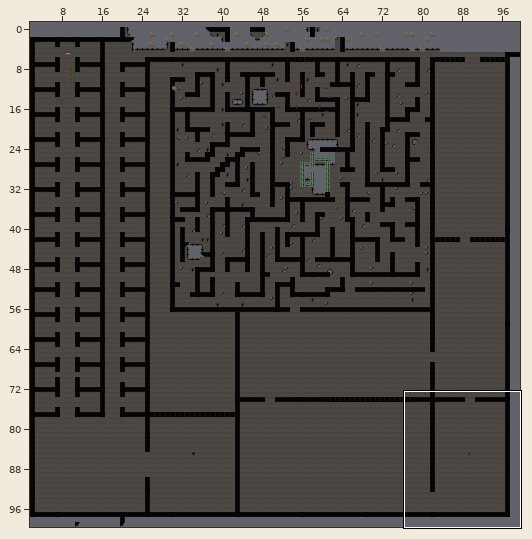
Tiled map (JSON), stored at public/maps/b_karteship.tmj. The first picture is a wide view before the edit; the outline marks the close-up.
Close-up. Before the edit:
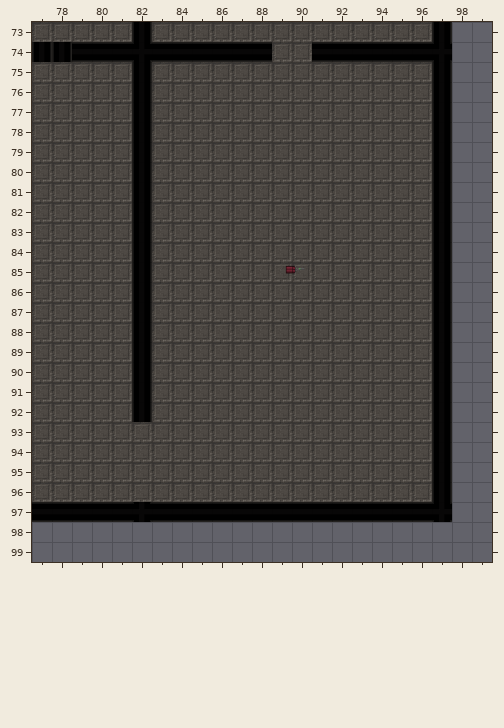
Cells are 32x32 px. Shown: x 77..99, y 73..99. The commit also changed other parts of the map, which this record leaves out.
New version:
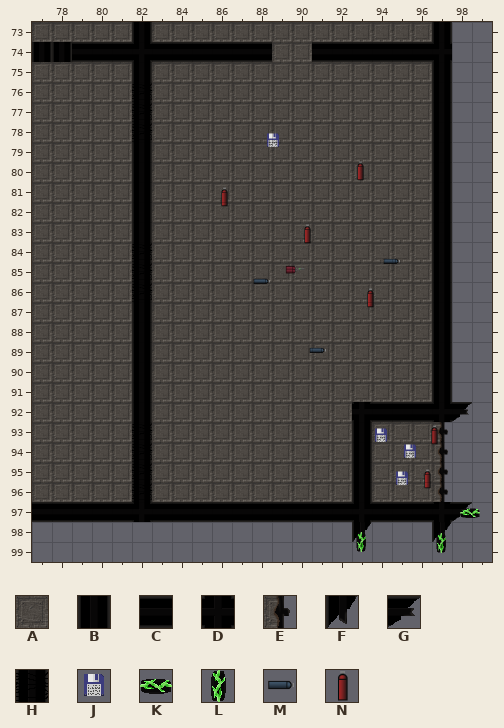
Key: from "ship": A 0, B 1, C 2, D 3, E 8, F 14, G 15, H 18, J 56, K 57, L 58, M 61, N 62.
_ is an empty cell.
Objects are placed by their top-left corner, in cells (3,4 is the top-left corner of cell 3,4); size is 1x1 cell unless given.
The exact change:
Layer "Tile Layer 1":
y 76..78: x 82 B -> H
y 84..86: x 82 B -> H
y 92: x 93..98 AAAAB_ -> DCCCDG
y 93..96: x 82 A -> H; x 93 A -> B; x 97 B -> E
y 97: x 93 C -> D; x 98 _ -> G
y 98: x 93 _ -> F; x 97 _ -> F
Layer "Object Layer 1":
added: J at 88.5,78.5
added: N at 92.9,79.9
added: N at 86.1,81.2
added: N at 90.2,83.1
added: M at 94.5,84.5
added: M at 87.9,85.5
added: N at 93.4,86.3
added: M at 90.7,89
added: N at 96.6,93.2
added: J at 94,93.2
added: J at 95.4,94
added: N at 96.3,95.3
added: J at 95,95.4
added: K at 98.4,97.1
added: L at 93,98.5
added: L at 97,98.6
